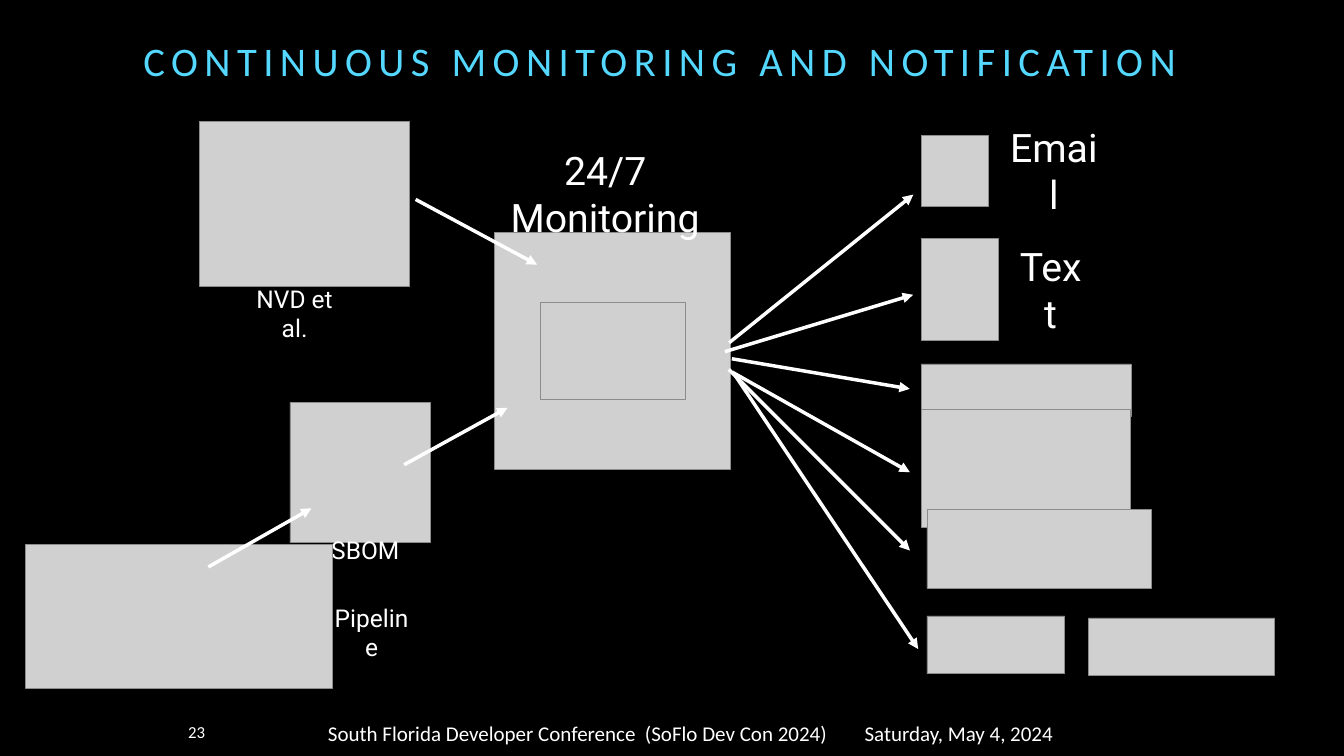
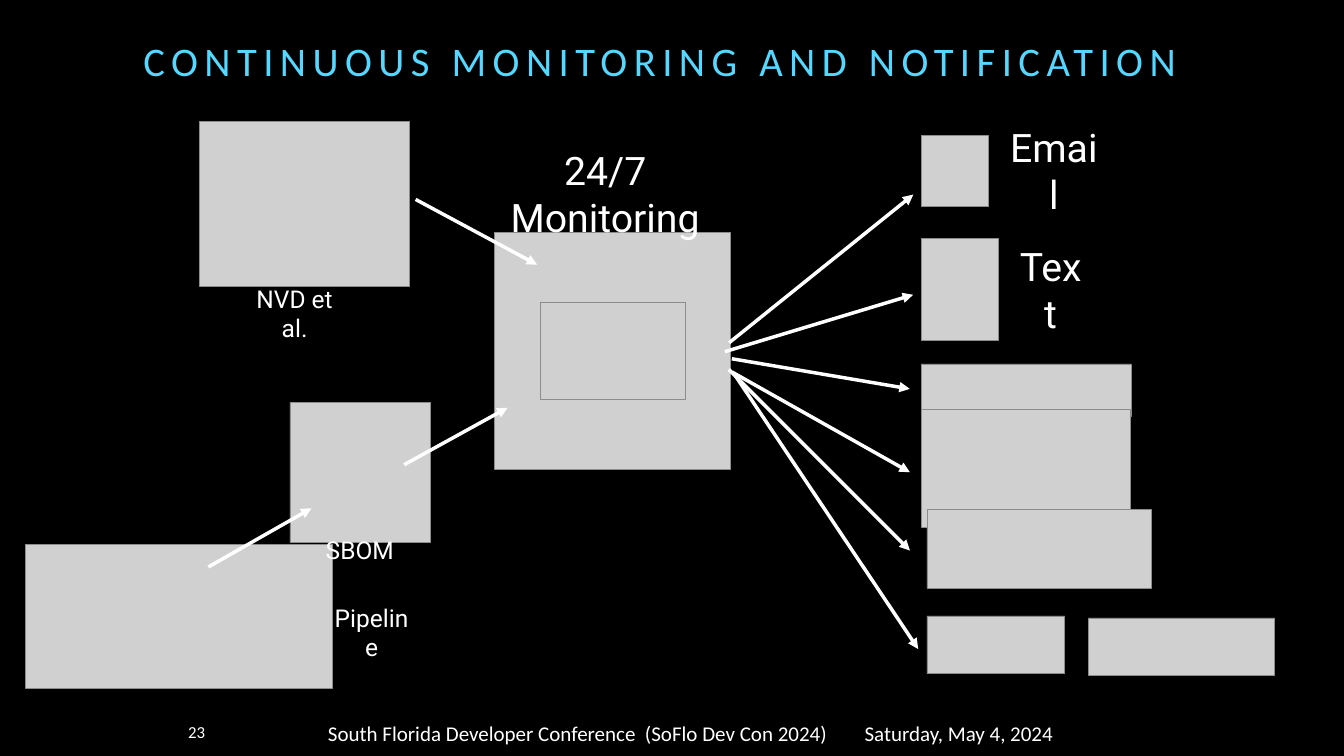
Before and after one commit to alvareze/presentations, a slide deck: slide 23 of 2024-SoFloDevCon/2024-05-04-Software-Composition_Analysis.pptx. Drawn at 1344x756 pixels with LibreOffice and Linux fonts; fonts in the diff are those of the drawing; grey boxes stand for pictures. Boxes give left, top, right and bottom in pixels: in the first picture for what was removed or moved away, otherwise in the second. Text is boxed around its words. In the diff, an @@ line names an element or a change of style, - is before the commit and + after.

```diff
--- a/2024-SoFloDevCon/2024-05-04-Software-Composition_Analysis.pptx
+++ b/2024-SoFloDevCon/2024-05-04-Software-Composition_Analysis.pptx
@@ text "SBOM": place and size @@
-text "SBOM" at [331, 537, 399, 565]
+text "SBOM" at [326, 537, 394, 565]
```
Also in this commit, not shown: 3 other slides changed, 2 other files.
